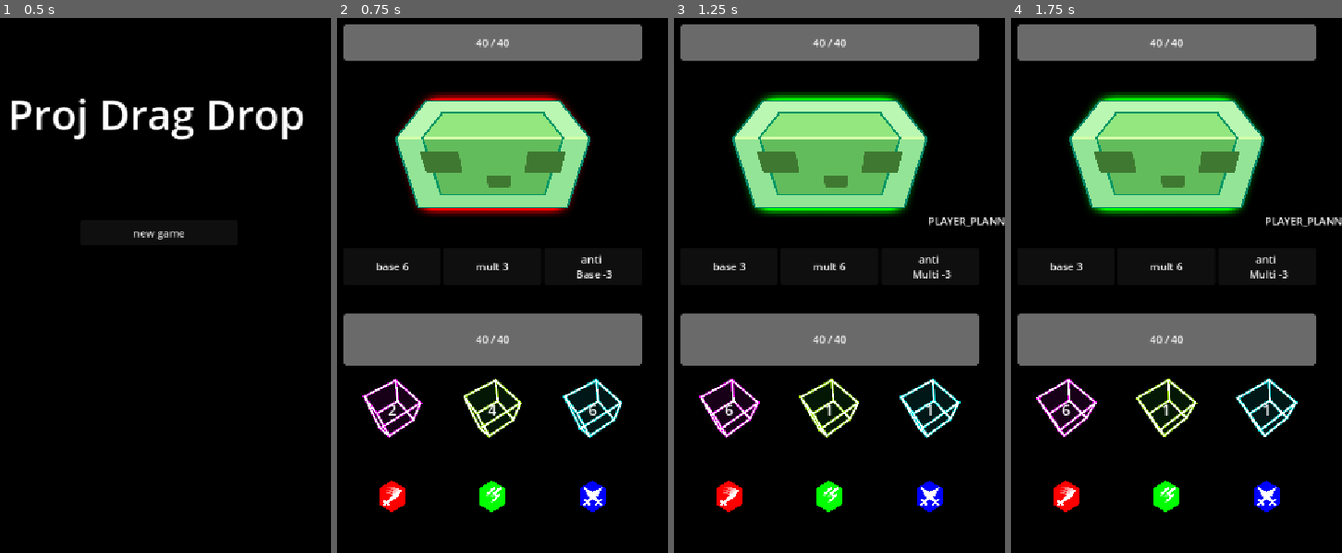
Above: before the commit, frames 1-4 (left to right).
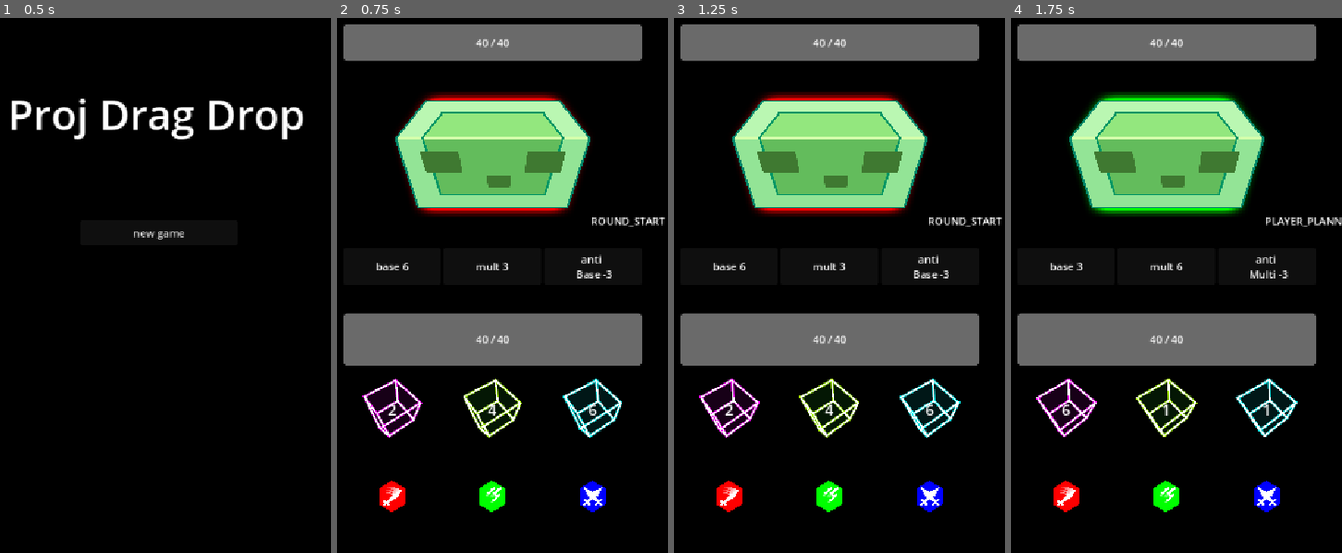
Above: after the commit, the same moments.

Repository: SeeCats/Drag-and-Drop
Game: Godot game, scene res://MainUI/main_menu/main_menu.tscn
The game is run twice, just before and just after one commit, with the same random seed, the same clock (stepped at 60 frames per second) and the same inputs.
Inputs (mouse positions are in pixels of both pictures, inside the frame that each line leads up to):
- Up to frame 1 (0.5 s): no input
- Up to frame 2 (0.75 s): click "new game" at 0.5 s
- Up to frame 3 (1.25 s): no input
- Up to frame 4 (1.75 s): move the mouse to (1242, 333) at 1.27 s; press the mouse at (1242, 333) at 1.28 s

Frame 1 is identical in both runs. In frame 2, 0.2% of the frame differs, in the area x 77-100%, y 37-39%; in frame 3, 2.1%, in the area x 15-100%, y 13-75%; in frame 4, less than 0.1%.

Commit message:
fix dmg number

Diff:
--- a/Globals/combat_state.gd
+++ b/Globals/combat_state.gd
@@ -31,8 +31,10 @@
 		state_entered.emit(new_state)
 
 func _ready() -> void:
-	# Kick things off on next frame so listeners have a chance to subscribe.
-	transition_to.call_deferred(State.ROUND_START)
+	# AD HOC: the FSM is now kicked by combat_ui.gd each time combat loads (see
+	# start()), so it restarts correctly after a loss instead of staying stuck.
+	# TODO: proper scene-start / run-reset flow.
+	pass
 
 
 # --- Public API ---
@@ -45,6 +47,13 @@
 func end_player_turn() -> void:
 	if current_state == State.PLAYER_PLANNING:
 		transition_to(State.TURN_RESOLVING)
+
+# AD HOC: called by combat_ui.gd whenever the combat scene loads. Resets the
+# persisted autoload FSM (e.g. stuck in LOSE after a defeat) and starts a fresh
+# round. TODO: replace with a thorough scene-start / run-reset flow.
+func start() -> void:
+	current_state = State.INITIAL   # force-exit whatever we were stuck in
+	transition_to(State.ROUND_START)
 
 
 # --- State enter handlers ---
--- a/Globals/current_roll.gd
+++ b/Globals/current_roll.gd
@@ -26,7 +26,7 @@
 var current_min_list = [1,1,1,0]
 # base, mult, anti, anti_type
 var current_monster_roll_list = [0, 0 , 0, 0]
-var current_monster_min_list = [1, 1, 1, 1]
+var current_monster_min_list = [1, 1, 0, 0]
 
 var player_damage :int
 var monster_damage : int
--- a/MainUI/combat_ui/announce.gd
+++ b/MainUI/combat_ui/announce.gd
@@ -16,6 +16,7 @@
 
 # Called when the node enters the scene tree for the first time.
 func _ready() -> void:
+
 	GlobalSignal.announced.connect(announce)
 
 func announce(announcement : String):
--- /dev/null
+++ b/MainUI/combat_ui/combat_ui.gd
@@ -0,0 +1,8 @@
+extends Control
+
+# AD HOC (temporary): autoloads (CombatState/CurrentRoll) persist across scene
+# reloads, so after a loss the FSM stays stuck in LOSE and the round never
+# restarts. Kicking start() here on combat load works for now.
+# TODO: replace with a proper scene-start / run-reset flow.
+func _ready() -> void:
+	CombatState.start()
--- a/MainUI/combat_ui/combat_ui.tscn
+++ b/MainUI/combat_ui/combat_ui.tscn
@@ -5,6 +5,7 @@
 [ext_resource type="Script" uid="uid://4ay42wpdbnk" path="res://MainUI/combat_ui/announce.gd" id="3_2xf58"]
 [ext_resource type="PackedScene" uid="uid://1x3l20sts0i8" path="res://MainUI/combat_ui/damage_number/damage_number_zone.tscn" id="4_auw21"]
 [ext_resource type="Script" uid="uid://bpvkg6bv4viqw" path="res://MainUI/combat_ui/State.gd" id="6_auw21"]
+[ext_resource type="Script" uid="uid://32p7odq2b053" path="res://MainUI/combat_ui/combat_ui.gd" id="7_combatui"]
 
 [node name="CombatUi" type="Control" unique_id=1252337357]
 layout_mode = 3
@@ -13,6 +14,7 @@
 anchor_bottom = 1.0
 grow_horizontal = 2
 grow_vertical = 2
+script = ExtResource("7_combatui")
 
 [node name="VBoxContainer2" type="VBoxContainer" parent="." unique_id=2139079529]
 layout_mode = 1
@@ -49,8 +51,10 @@
 
 [node name="DamageNumberZone" parent="VBoxContainer2/MarginContainer/Slime" unique_id=1458470042 instance=ExtResource("4_auw21")]
 layout_mode = 0
-offset_top = 0.0
-offset_bottom = 272.0
+offset_left = -2.0
+offset_top = 41.0
+offset_right = 383.0
+offset_bottom = 276.0
 
 [node name="MarginContainer2" type="MarginContainer" parent="VBoxContainer2" unique_id=380349769]
 layout_mode = 2
--- a/MainUI/combat_ui/damage_number/damage_number_label.gd
+++ b/MainUI/combat_ui/damage_number/damage_number_label.gd
@@ -61,9 +61,9 @@
 	pop_show_monster()
 
 func pop_show_block(original: int, blocked: int):  # blocked = amount reduced
-	text = "[center]BLOCKED %d - %d[/center]" % [original, blocked]
+	text = "[center]Blocked[/center]\n[center]%d -%d[/center]" % [original, blocked]
 	pop_show()
 
 func pop_show_block_monster(original: int, blocked: int):  # blocked = amount reduced
-	text = "[center]BLOCKED %d - %d[/center]" % [original, blocked]
+	text = "[center]Blocked[/center]\n[center]%d - %d[/center]" % [original, blocked]
 	pop_show_monster()
Not shown, added: MainUI/combat_ui/combat_ui.gd.uid
Not shown, changed: docs/game-design-document.md
